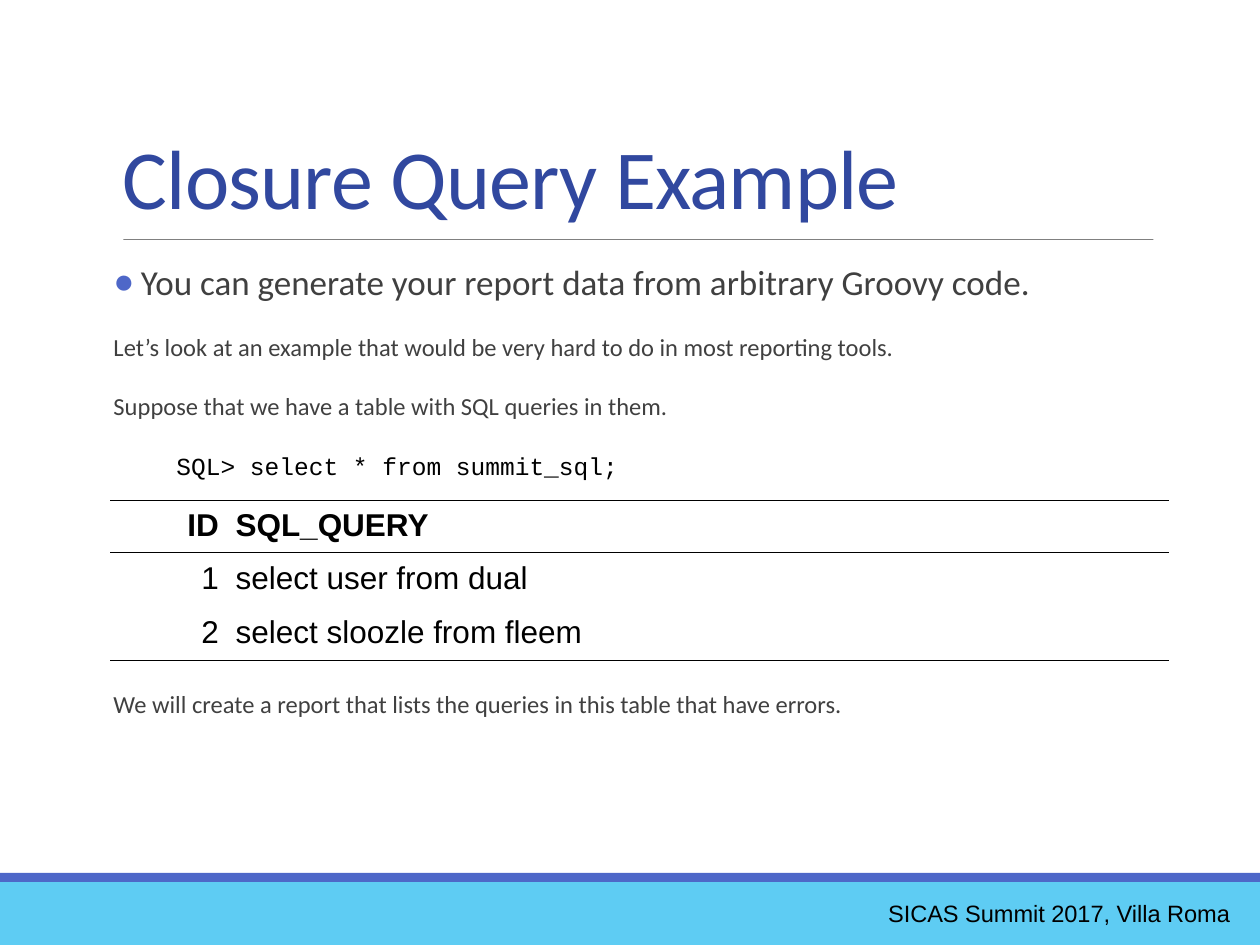
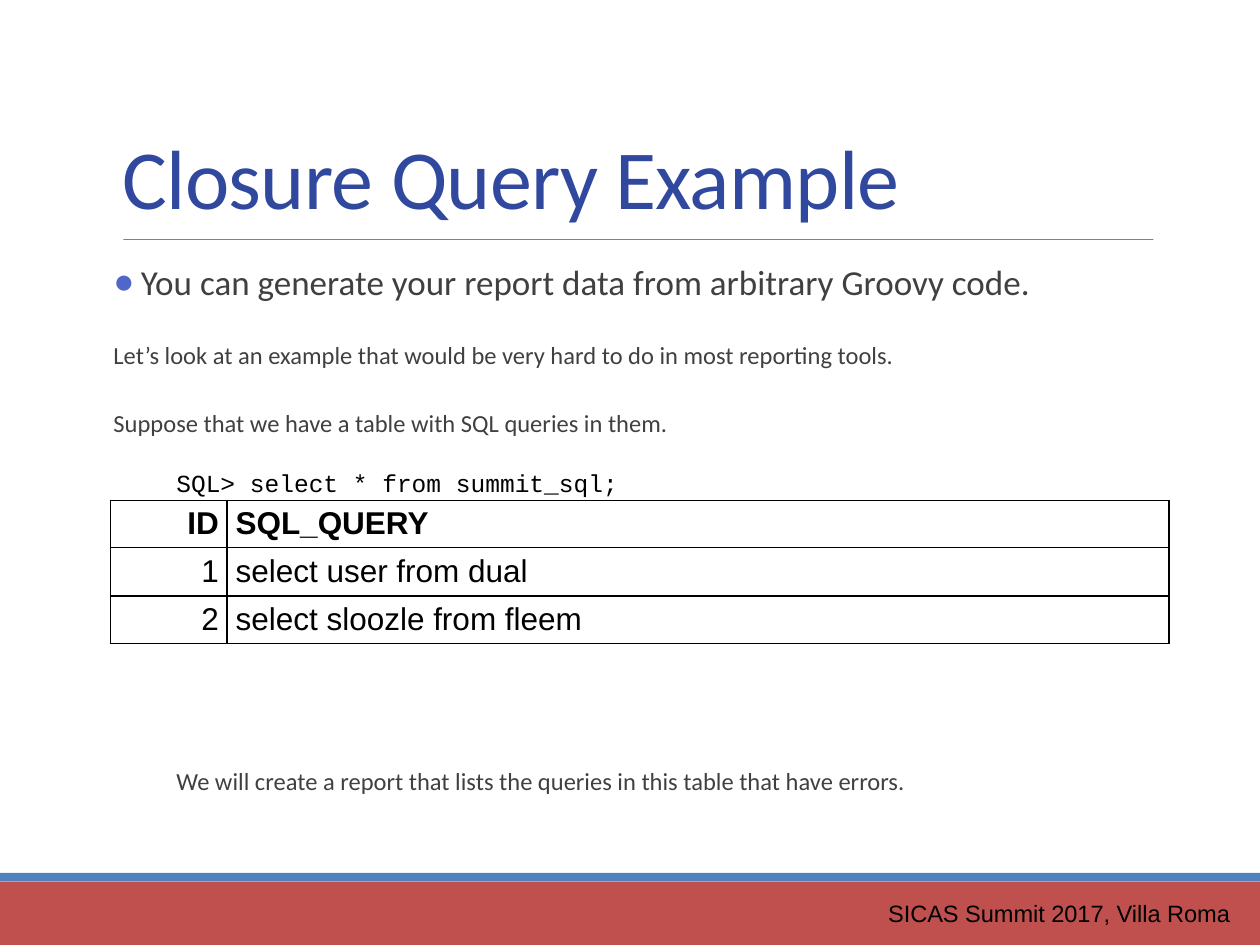
Before and after one commit to ewcole/simple_report, a slide deck: slide 25 of docs/SICAS_2017/Cole_Drop-In Reporting with Groovy.pptx. Drawn at 1260x945 pixels with LibreOffice and Linux fonts; fonts in the diff are those of the drawing. Boxes give left, top, right and bottom in pixels: in the first picture for what was removed or moved away, otherwise in the second. Text is boxed around its words. In the diff, an @@ line names an element or a change of style, - is before the commit and + after.

```diff
--- a/docs/SICAS_2017/Cole_Drop-In Reporting with Groovy.pptx
+++ b/docs/SICAS_2017/Cole_Drop-In Reporting with Groovy.pptx
@@ text at [176,474,618,497]: list level 2 to 1 in "SQL> select * from summit_sql;" @@
@@ table at [111,500,1171,635] @@
@@ less space between paragraphs @@
@@ borders changed @@
@@ rectangle at [0,882,1260,945]: fill #5ECCF3 to #C0504D @@
@@ rectangle at [0,873,1260,882]: fill #4E67C8 to #4F81BD @@
```
Also in this commit, not shown: 45 other slides changed, 1 other file.
